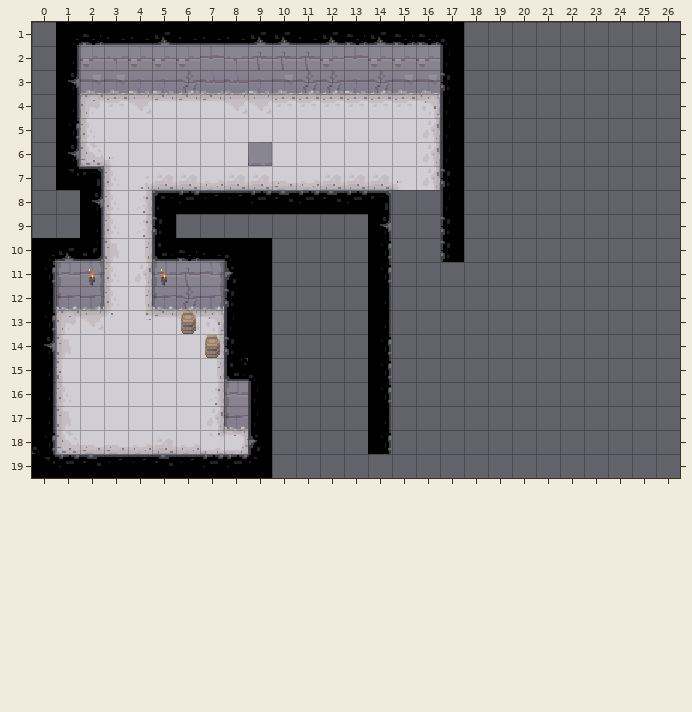
Level history. Tiled map (JSON): level/level.json. This is how it looked before the edit.
Cells are 16x16 px. Shown: x 0..26, y 1..19.
The same view after the edit:
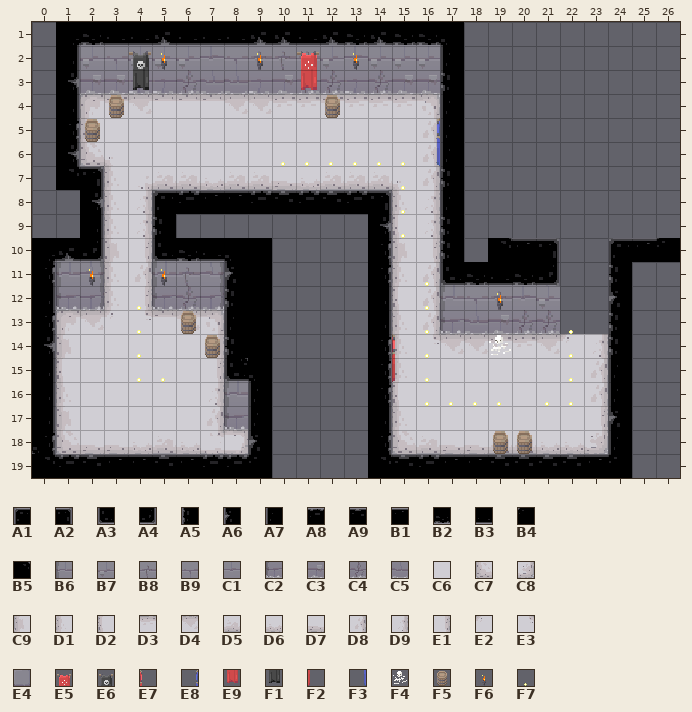
Key: from "mainTileset": A1 31, A2 32, A3 33, A4 34, A5 35, A6 36, A7 37, A8 38, A9 39, B1 40, B2 41, B3 43, B4 79, B5 80, B6 120, B7 121, B8 122, B9 123, C1 124, C2 150, C3 151, C4 152, C5 153, C6 210, C7 213, C8 214, C9 215, D1 216, D2 217, D3 218, D4 219, D5 221, D6 222, D7 223, D8 224, D9 225, E1 226, E2 259, E3 260, E4 281, E5 348, E6 352, E7 354, E8 357, E9 378, F1 382, F2 384, F3 387, F4 457, F5 574, F6 581, F7 665.
__ is an empty cell.
Objects are placed by their top-left corner, in cells (3,4 is the top-left corner of cell 3,4); size is 1x1 cell unless given.
From old to new:
Layer "Background":
Tile C6 is added in rows 15 to 17 at x 16 to 22.
Tile C7 is added in row 18 at x 15.
Tile C8 is added in row 18 at x 23.
Tile C9 is added in row 10 at x 15.
Tile D1 is added in row 8 at x 15; in row 11 at x 15; in rows 13 to 15 at x 15; in row 17 at x 15.
Tile D2 is added in row 9 at x 15; in row 12 at x 15; in row 16 at x 15.
Tile D3 is added in row 14 at x 19 to 20.
Tile D4 is added in row 14 at x 17 to 18 and 21.
Tile D5 is added in row 18 at x 16 and 19 to 20.
Tile D6 is added in row 18 at x 21 to 22.
Tile D7 is added in row 18 at x 17 to 18.
Tile D8 is added in rows 11 to 13 at x 16; in rows 15 to 16 at x 23.
Tile D9 is added in rows 8 to 9 at x 16; in row 14 at x 23.
Tile E1 is added in row 10 at x 16; in row 17 at x 23.
Tile E2 is added in row 14 at x 22.
Tile E3 is added in row 14 at x 16.
Layer "Foreground":
Tile A1 is added in row 10 at x 24.
Tile A2 is added in row 10 at x 21.
Tile A3 is added in row 11 at x 17.
Tile A4 is added in row 11 at x 21.
Tile A5 is added in row 11 at x 24; in rows 13 to 14 at x 24.
Tile A6 is added in row 12 at x 24; in row 17 at x 24.
Tile A7 is added in rows 15 to 16 at x 24; in row 18 at x 24.
Tile A8 is added in row 19 at x 16.
Tile A9 is added in row 19 at x 15 and 19 to 22.
Tile B1 is added in row 10 at x 20 and 25; in row 19 at x 17 to 18 and 23.
Tile B2 is added in row 11 at x 18 and 20.
Tile B3 is added in row 11 at x 19.
Tile B4 is added in row 10 at x 26; in row 19 at x 24.
Tile B5 is added in row 10 at x 19; in row 19 at x 14.
Tile B6 is added in row 12 at x 17.
Tile B7 is added in row 12 at x 21.
Tile B8 is added in row 12 at x 19.
Tile B9 is added in row 12 at x 18.
Tile C1 is added in row 12 at x 20.
Tile C2 is added in row 13 at x 17.
Tile C3 is added in row 13 at x 19.
Tile C4 is added in row 13 at x 20 to 21.
Tile C5 is added in row 13 at x 18.
Tile F4 is added in row 14 at x 19.
Tile F5 is added in row 4 at x 3 and 12; in row 5 at x 2; in row 18 at x 19 to 20.
Layer "Decoration":
Tile E5 is added in row 2 at x 11.
Tile E6 is added in row 2 at x 4.
Tile E7 is added in row 14 at x 15.
Tile E8 is added in row 5 at x 16.
Tile E9 is added in row 3 at x 11.
Tile F1 is added in row 3 at x 4.
Tile F2 is added in row 15 at x 15.
Tile F3 is added in row 6 at x 16.
Tile F6 is added in row 2 at x 5, 9 and 13; in row 12 at x 19.
Tile F7 is added in row 6 at x 10 to 15; in rows 7 to 9 at x 15; in row 11 at x 16; in row 12 at x 4 and 16; in rows 13 to 14 at x 4, 16 and 22; in row 15 at x 4 to 5, 16 and 22.
Tile F7 is added in row 16 at x 16 to 19 and 21 to 22.
Layer "Object":
Object E4 "ButtonTwo" at 9,6 is removed.
Pixel boxes of the changes (left, top, right, bottom) in both pictures:
added: (85, 51, 167, 142)
added: (257, 53, 263, 70)
added: (297, 51, 340, 118)
added: (353, 53, 359, 70)
changed: (248, 118, 680, 478)
added: (137, 306, 165, 382)
